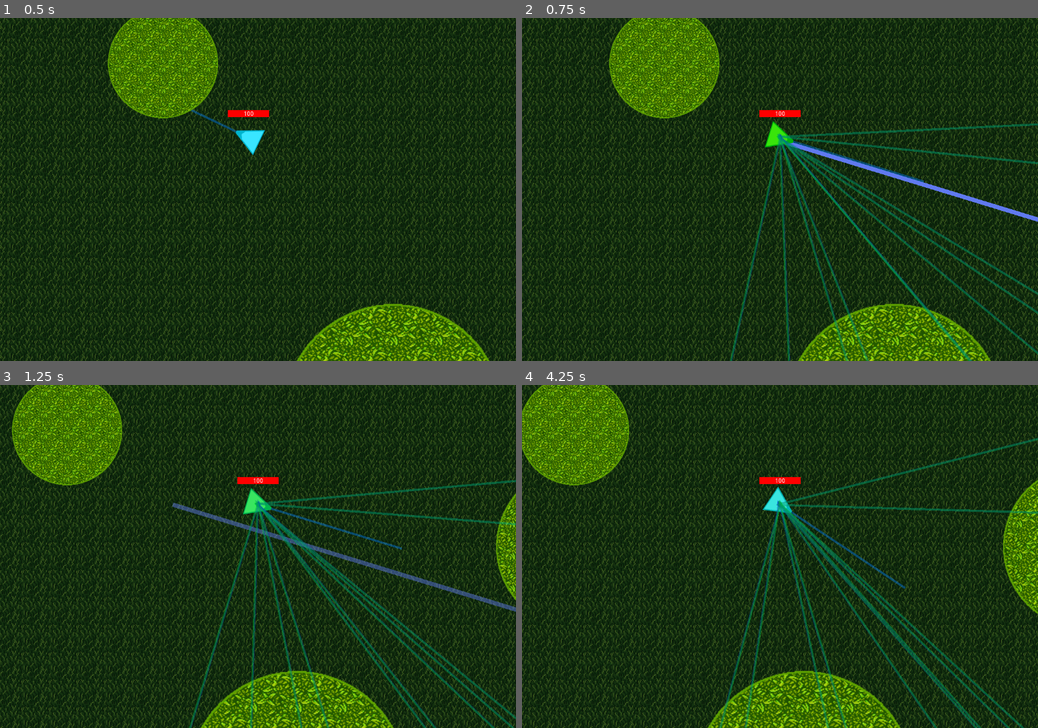
Above: before the commit, frames 1-4 (two rows, left to right).
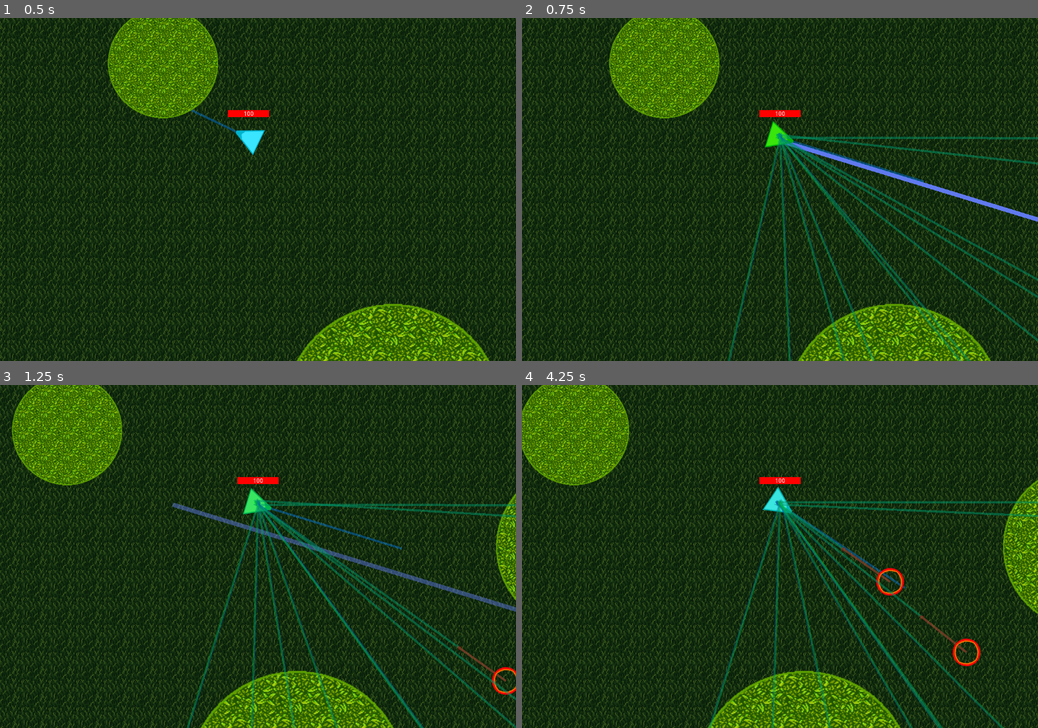
Above: after the commit, the same moments.

Repository: concernedsyndicate/AI
Game: Godot game, scene res://Scenes/MainScene.tscn
Two runs of this game, one before a commit and one after it. Both use one fixed random seed, a clock stepped at 60 frames per second and the inputs below.
Inputs (mouse positions are in pixels of both pictures, inside the frame that each line leads up to):
- Up to frame 1 (0.5 s): no input
- Up to frame 2 (0.75 s): tap Enter at 0.5 s; move the mouse to (893, 172) at 0.52 s; hold Right (right) from 0.53 s (still down); hold Ctrl from 0.53 s (still down); click (893, 172) at 0.67 s
- Up to frame 3 (1.25 s): keep holding Right (right); keep holding Ctrl
- Up to frame 4 (4.25 s): move the mouse to (676, 573) at 1.27 s; release Right (right) at 1.28 s; release Ctrl at 1.28 s; hold S (down) 1.28-2.03 s; tap Ctrl at 1.35, 2.85 s; move the mouse to (831, 481) at 2.02 s; hold Right (right) 2.03-2.78 s; hold Ctrl 2.03-2.78 s; move the mouse to (754, 625) at 2.77 s; hold Up (up) 2.78-3.53 s; click (754, 625) at 2.92 s; move the mouse to (934, 607) at 3.52 s; hold Left (left) from 3.53 s (still down); hold Ctrl from 3.53 s (still down)

Frame 1 is identical in both runs. In frame 2, 5.2% of the frame differs, in the area x 39-100%, y 30-100%; in frame 3, 6.1%; in frame 4, 6.6%, in the area x 36-100%, y 15-100%.

Commit message:
Added declip

Diff:
--- a/Scenes/MainScene.tscn
+++ b/Scenes/MainScene.tscn
@@ -43,6 +43,7 @@
 collision_mask = 1
 constant_linear_velocity = Vector2( 0, 0 )
 constant_angular_velocity = 0.0
+physics_material_override = null
 script = ExtResource( 2 )
 _sections_unfolded = [ "Collision" ]
 bounds = Rect2( 0, 0, 3000, 3000 )
--- a/Scenes/TestScene.tscn
+++ b/Scenes/TestScene.tscn
@@ -43,6 +43,7 @@
 collision_mask = 1
 constant_linear_velocity = Vector2( 0, 0 )
 constant_angular_velocity = 0.0
+physics_material_override = null
 script = ExtResource( 2 )
 _sections_unfolded = [ "Collision" ]
 bounds = Rect2( 0, 0, 3000, 3000 )
--- a/Scripts/Monster.gd
+++ b/Scripts/Monster.gd
@@ -9,7 +9,7 @@
 var to_target = Vector2(0,0)
 var to_target_heading = Vector2(0,0)
 var is_damaging = -100
-var radius = 32 #
+const radius = 32 #
 
 func _ready():
 	speed = 0
@@ -25,9 +25,10 @@
 	#velocity += seek(target.position)
 	#velocity += flee(target.position)
 	#velocity += arrive(target.position, 2)
-	#velocity += pursuit(target.position)
 	velocity = (velocity + wander()).clamped(max_speed)
+	velocity += pursuit(target.position)
 	velocity += obstacle_avoidance(get_tree().get_nodes_in_group("obstacles"))
+	position += declip()
 	speed = velocity.length()
 	position += velocity * delta
 	#rotation = velocity.angle()
@@ -77,7 +78,7 @@
 const MIN_DETECTION_BOX_LENGTH = 200
 const BRAKING_WEIGHT = 0.2
 
-var avoided
+#var avoided
 
 func obstacle_avoidance(obstacles):
 	var detection_box_length = MIN_DETECTION_BOX_LENGTH + (speed/max_speed) * MIN_DETECTION_BOX_LENGTH
@@ -112,14 +113,24 @@
 		steering_force.y = (closest_intersecting_obstacle.radius - local_pos_of_closest_obstacle.y) * multiplier
 		steering_force.x = (closest_intersecting_obstacle.radius - local_pos_of_closest_obstacle.x) * BRAKING_WEIGHT
 
-		avoided = true #powoduje mniejsze skakanie obrotu, ale tak meh
-	elif !avoided:
-		pass #meh meh
-#		return pursuit(target.position)
-	else:
-		avoided = false
+#		avoided = true #powoduje mniejsze skakanie obrotu, ale tak meh
+#	elif !avoided:
+#		pass #meh meh
+##		return pursuit(target.position)
+#	else:
+#		avoided = false
 
 	return steering_force.rotated(rotation)
+
+func declip():
+	var pos = position# + velocity
+	for obstacle in get_tree().get_nodes_in_group("obstacles"):
+		if (obstacle.position - pos).length() < obstacle.radius + radius:
+			return -(obstacle.position - pos).normalized() * ((obstacle.position - pos).length() - obstacle.radius - radius/2)
+	for obstacle in get_tree().get_nodes_in_group("monsters"):
+		if (obstacle.position - pos).length() < obstacle.radius + radius:
+			return -(obstacle.position - pos).normalized() * ((obstacle.position - pos).length() - obstacle.radius - radius/2)
+	return Vector2()
 
 const WANDER_RADIUS = 16
 const WANDER_DISTANCE = 256
